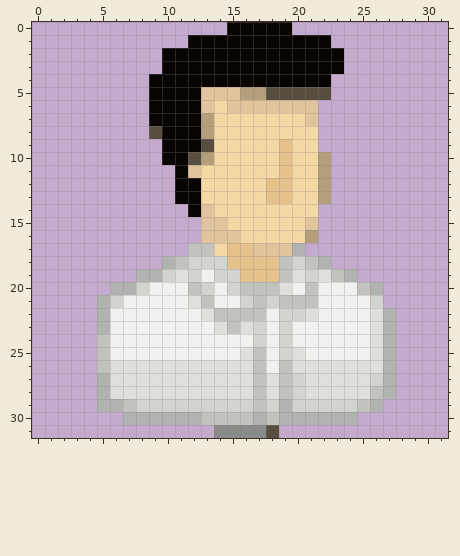
Pixel-art sprite -- resources/icons/32/user-32.png. Above, as it was before the edit.
The file is 32x32 pixels.
Once edited:
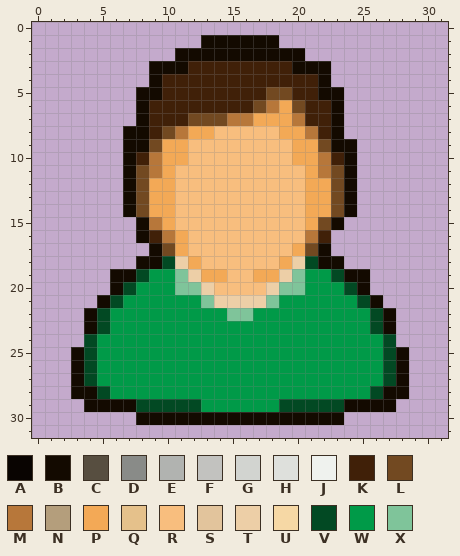
Palette (. is transparent): A #090401  B #130a00  C #574e40  D #898b88  E #b1b3b0  F #c2c2bf  G #d2d4d0  H #dee0dc  J #eff2ee  K #402008  L #724921  M #b7773a  N #b49e7c  P #f3a956  Q #e5c18b  R #f8be7e  S #e2c49c  T #edcfa7  U #f6d8a5  V #024923  W #009a48  X #7fc49a
What changed:
Changed rows in their new state; - is an unchanged pixel.
first column x 3:
 0 ------------.....---------
 1 ---------.BBBBBB....------
 2 -------.BBBBBBBBBB...-----
 3 ------BBBKKKKKKKKBBB.-----
 4 ------BKKKKKKKKKKKKB------
 5 -----BBKKKKKKKKLLKKBB-----
 6 -----BKKKKKKKKLMPLKKB-----
 7 -----BKKKLLLMMPPPMKKB-----
 8 ----BBKLMPPRRRRRPPMKB-----
 9 ----BBLPPRRRRRRRRPPLBB----
10 ----BKMPPRRRRRRRRPPMKB----
11 ----BLMPRRRRRRRRRRPMLB----
12 ----BLPPRRRRRRRRRRPPLB----
13 ----BLPPRRRRRRRRRRPPLB----
14 ----BLPPRRRRRRRRRRPPLB----
15 -----BMPRRRRRRRRRRPLB-----
16 -----BKMPRRRRRRRRRMK------
17 ------BLPRRRRRRRRPLB------
18 -----BBVTPRRRRRRPTVBB-----
19 ---BBVWWXTPPRRPPTXWWVBB---
20 ---BVWWWXXTRRRRTXXWWWVB.--
21 --BVWWWWWWXTTTTXWWWWWWVB--
22 -BVWWWWWWWWWXXWWWWWWWWWVB-
23 -BVWWWWWWWWWWWWWWWWWWWWVB-
24 -VWWWWWWWWWWWWWWWWWWWWWWV-
25 BVWWWWWWWWWWWWWWWWWWWWWWVB
26 BVWWWWWWWWWWWWWWWWWWWWWWVB
27 BVWWWWWWWWWWWWWWWWWWWWWWVB
28 BBVWWWWWWWWWWWWWWWWWWWWVBB
29 -BBBBVVVVVWWWWWWVVVVVBBBB-
30 ----.BBBBBBBBBBBBBBBB.----
31 -----------.....----------
Pixel boxes of the changes (left, top, right, bottom) in both pictures:
changed: (71, 22, 409, 438)
